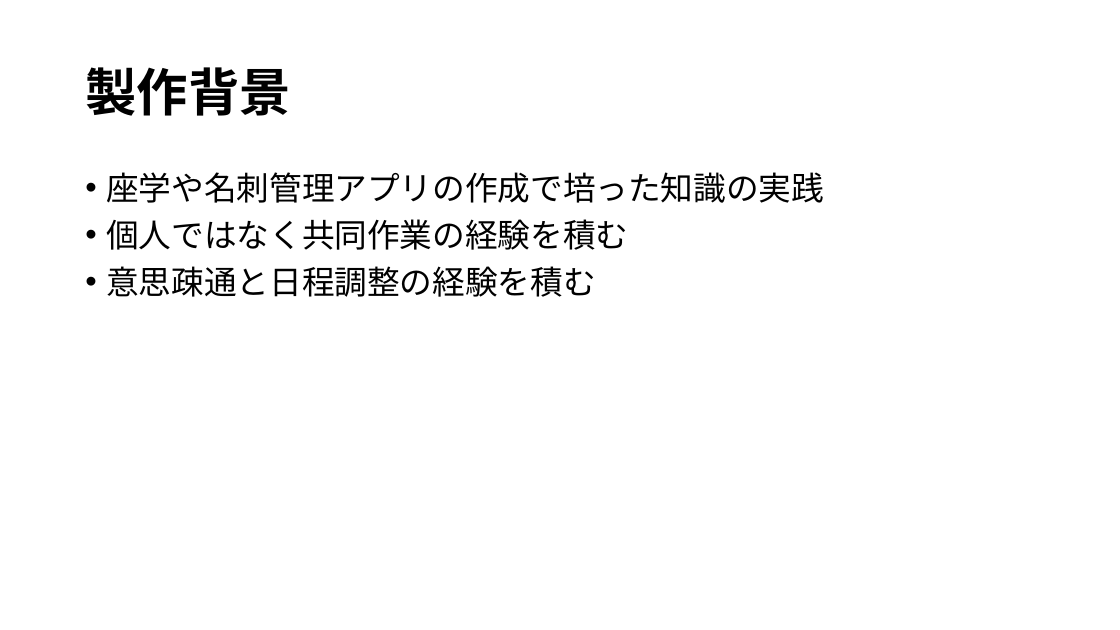
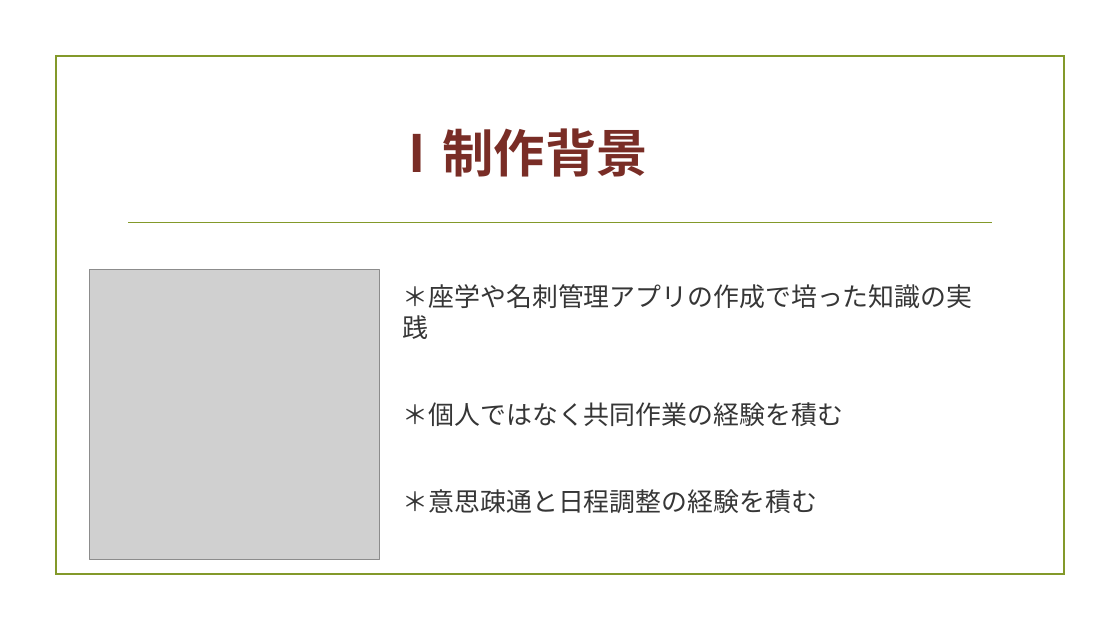
Before and after one commit to plusdojo2025/A5, a slide deck: slide 3 of documents/発表準備/6月成果発表会.pptx. Drawn at 1120x630 pixels with LibreOffice and Linux fonts; fonts in the diff are those of the drawing; grey boxes stand for pictures; background and template pictures are left out. Boxes give left, top, right and bottom in pixels: in the first picture for what was removed or moved away, otherwise in the second. Text is boxed around its words. In the diff, an @@ line names an element or a change of style, - is before the commit and + after.

```diff
--- a/documents/発表準備/6月成果発表会.pptx
+++ b/documents/発表準備/6月成果発表会.pptx
@@ rectangle added at [55,56,1064,575], outline #83992A 1.25 pt @@
@@ title removed at [85,67,290,116] @@
-製作背景
@@ text added at [391,128,648,177], 44 pt, text #7A2D26, bold @@
+Ⅰ制作背景
@@ line added from (129, 223) to (992, 223), #83992A 1.25 pt @@
@@ picture added at [89,270,379,560] @@
@@ text at [403,284,973,513]: text changed; size 28 to 22.2 pt; font Noto Sans CJK JP to Times New Roman; text colour #000000 to #363636 @@
-• 座学や名刺管理アプリの作成で培った知識の実践
-• 個人ではなく共同作業の経験を積む
-• 意思疎通と日程調整の経験を積む
+＊座学や名刺管理アプリの作成で培った知識の実践
+＊個人ではなく共同作業の経験を積む
+＊意思疎通と日程調整の経験を積む
```
Also in this commit, not shown: 6 other slides changed, 1 slide added, 1 slide removed, 4 other files.
